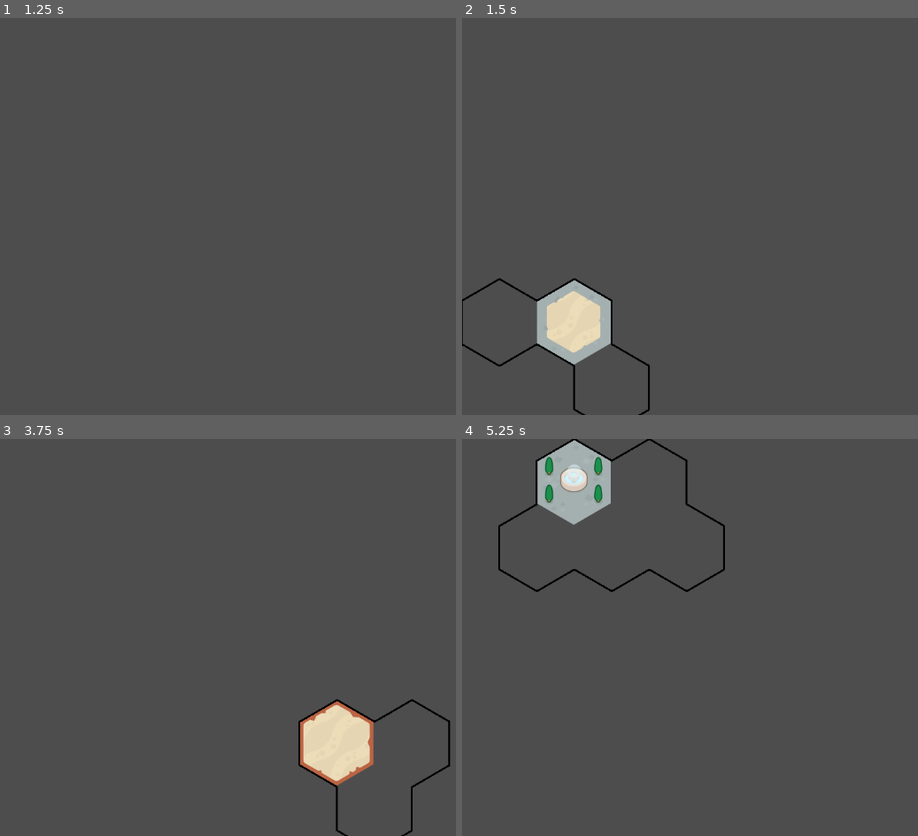
Above: before the commit, frames 1-4 (two rows, left to right).
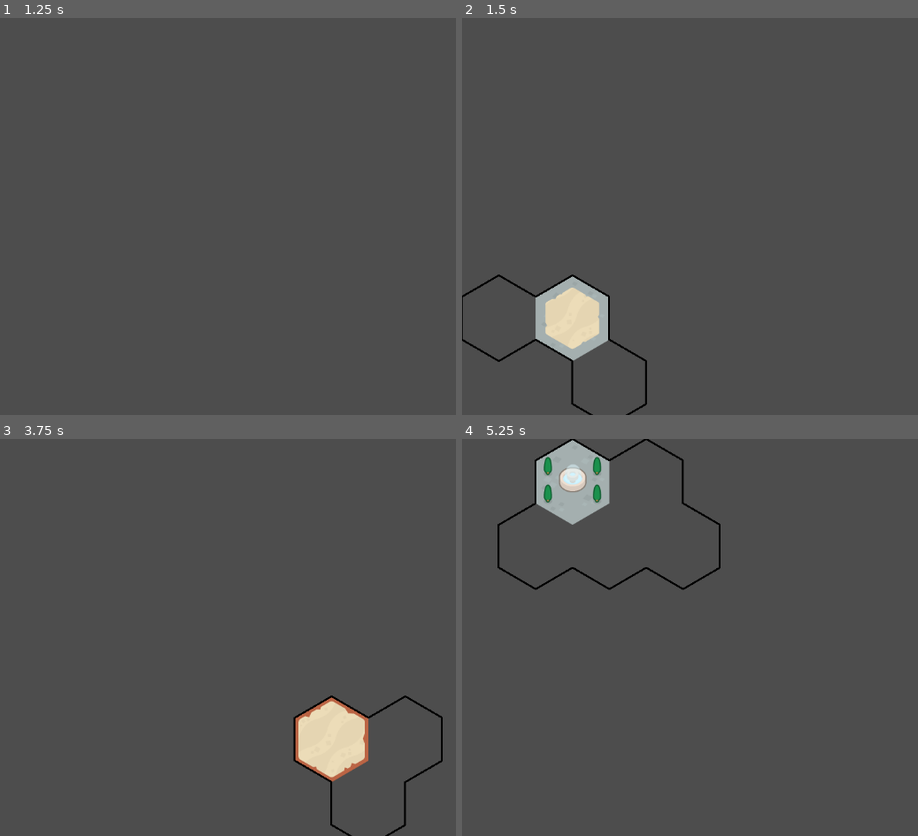
Above: after the commit, the same moments.

Repository: MagnusLucas/Dungeon-Boarder
Game: Godot game, scene res://scenes/map/map.tscn
Two runs of this game, one before a commit and one after it. Both use one fixed random seed, a clock stepped at 60 frames per second and the inputs below. The project has no main scene, so this scene is started directly.
Inputs (mouse positions are in pixels of both pictures, inside the frame that each line leads up to):
- Up to frame 1 (1.25 s): tap Enter at 0.5 s; move the mouse to (72, 280) at 0.52 s
- Up to frame 2 (1.5 s): tap Space at 1.25 s; move the mouse to (576, 343) at 1.27 s
- Up to frame 3 (3.75 s): tap Enter at 2, 3.5 s; move the mouse to (300, 701) at 2.02 s; tap Space at 2.75 s; move the mouse to (373, 701) at 2.77 s; move the mouse to (337, 764) at 3.52 s
- Up to frame 4 (5.25 s): tap Space at 4.25 s; move the mouse to (498, 502) at 4.27 s; move the mouse to (576, 502) at 5.02 s

Frame 1 is identical in both runs. In frame 2, 1.6% of the frame differs, in the area x 0-42%, y 64-100%; in frame 3, 1.7%, in the area x 64-99%, y 64-100%; in frame 4, 1.6%.

Commit message:
Creating character tiles (WIP)

Diff:
--- /dev/null
+++ b/components/atlas_coords_texture.gd
@@ -0,0 +1,23 @@
+@tool
+class_name AtlasCoordsTexture
+extends AtlasTexture
+
+const HEXAGON_ALL_SHEET = preload("uid://e4yvbntghhu4")
+
+@export var region_size := Vector2(120, 140)
+@export var region_offset := Vector2(2, 2)
+
+@export var coordinates: Vector2i:
+	set(value):
+		coordinates = value
+		_update_region()
+
+
+func _init() -> void:
+	atlas = HEXAGON_ALL_SHEET
+	_update_region()
+
+
+func _update_region() -> void:
+	var position := (region_size + region_offset) * Vector2(coordinates)
+	region = Rect2(position, region_size)
--- a/data/character/character.gd
+++ b/data/character/character.gd
@@ -3,8 +3,9 @@
 
 @export var name: String
 @export var texture_coordinates: Vector2i
-@export var extra_used_tiles: Array[Hex.Direction]
+@export var shape: HexShape
+@export var base_tile: Vector2i
 
 
 func _to_string() -> String:
-	return ""
+	return "%s" % name
--- a/scenes/character/character.tscn
+++ /dev/null
@@ -1,3 +0,0 @@
-[gd_scene format=3 uid="uid://dpltxx7gd7dkx"]
-
-[node name="Button" type="Area2D" unique_id=442210503]
--- /dev/null
+++ b/scenes/character/character_area_2d.gd
@@ -0,0 +1,26 @@
+@tool
+class_name CharacterArea2D
+extends Area2D
+
+@export var character: Character: set = set_character
+@export var size := Vector2(100, 100 * sqrt(3))
+
+var collider: HexCollider
+var textures: Array[TextureRect]
+
+@onready var texture_rect: TextureRect = $TextureRect
+
+
+func _ready() -> void:
+	texture_rect.texture = AtlasCoordsTexture.new()
+
+
+func set_character(new_character: Character) -> void:
+	character = new_character
+
+	var old_collider := collider
+	collider = null
+	old_collider.free()
+
+	collider = HexCollider.new(character.shape, size)
+	add_child(collider)
--- /dev/null
+++ b/scenes/character/character_area_2d.tscn
@@ -0,0 +1,33 @@
+[gd_scene format=3 uid="uid://dpltxx7gd7dkx"]
+
+[ext_resource type="Script" uid="uid://bx5nglyp68o0" path="res://scenes/character/character_area_2d.gd" id="1_abbo1"]
+[ext_resource type="Script" uid="uid://bwr6353n0ukap" path="res://data/character/character.gd" id="2_bij4v"]
+[ext_resource type="Script" uid="uid://cf3ebll45r2pe" path="res://data/hex/hex_shape.gd" id="3_x5h1a"]
+[ext_resource type="Texture2D" uid="uid://e4yvbntghhu4" path="res://assets/hexagonAll_sheet.png" id="4_x5h1a"]
+[ext_resource type="Script" uid="uid://1xrvh7febi1e" path="res://components/atlas_coords_texture.gd" id="5_dqyhm"]
+
+[sub_resource type="Resource" id="Resource_dqyhm"]
+script = ExtResource("3_x5h1a")
+hex_coordinates = Array[Vector2i]([Vector2i(0, 0), Vector2i(1, 0), Vector2i(-1, 0)])
+metadata/_custom_type_script = "uid://cf3ebll45r2pe"
+
+[sub_resource type="Resource" id="Resource_jj2nc"]
+script = ExtResource("2_bij4v")
+name = "Parrrate"
+shape = SubResource("Resource_dqyhm")
+metadata/_custom_type_script = "uid://bwr6353n0ukap"
+
+[sub_resource type="AtlasTexture" id="AtlasTexture_dqyhm"]
+atlas = ExtResource("4_x5h1a")
+region = Rect2(488, 568, 120, 140)
+script = ExtResource("5_dqyhm")
+coordinates = Vector2i(4, 4)
+
+[node name="CharacterArea2D" type="Area2D" unique_id=442210503]
+script = ExtResource("1_abbo1")
+character = SubResource("Resource_jj2nc")
+
+[node name="TextureRect" type="TextureRect" parent="." unique_id=84108706]
+offset_right = 40.0
+offset_bottom = 40.0
+texture = SubResource("AtlasTexture_dqyhm")
--- a/scenes/map/map.tscn
+++ b/scenes/map/map.tscn
@@ -11,7 +11,8 @@
 
 [sub_resource type="TileSetAtlasSource" id="TileSetAtlasSource_e0an3"]
 texture = ExtResource("2_wijl4")
-texture_region_size = Vector2i(122, 142)
+separation = Vector2i(2, 2)
+texture_region_size = Vector2i(120, 140)
 0:0/0 = 0
 0:1/0 = 0
 1:1/0 = 0
@@ -24,7 +25,7 @@
 
 [sub_resource type="TileSet" id="TileSet_e0an3"]
 tile_shape = 3
-tile_size = Vector2i(122, 142)
+tile_size = Vector2i(120, 140)
 sources/0 = SubResource("TileSetAtlasSource_e0an3")
 
 [node name="Map" type="Node2D" unique_id=529501660]
Not shown, added: components/atlas_coords_texture.gd.uid
Not shown, added: scenes/character/character_area_2d.gd.uid
